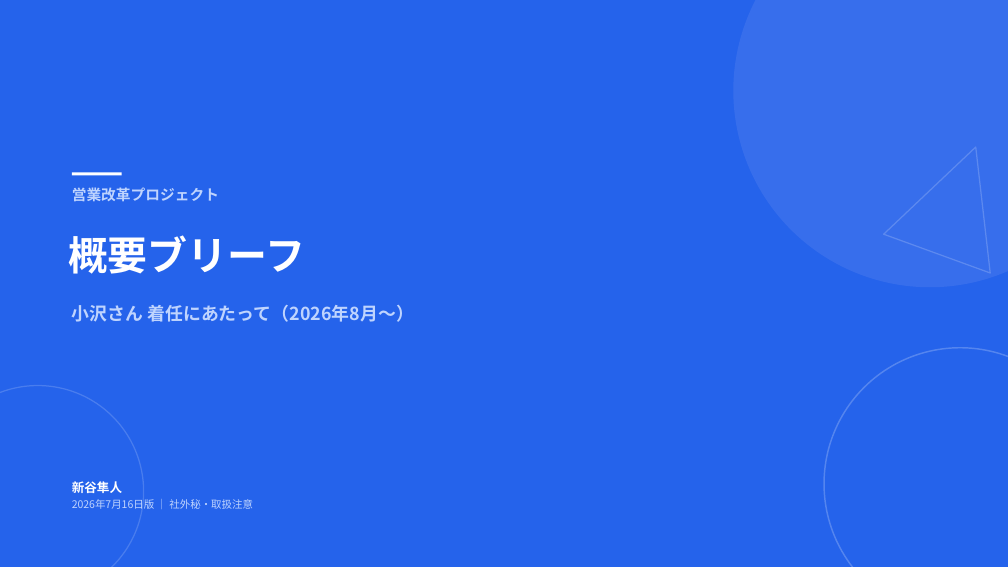
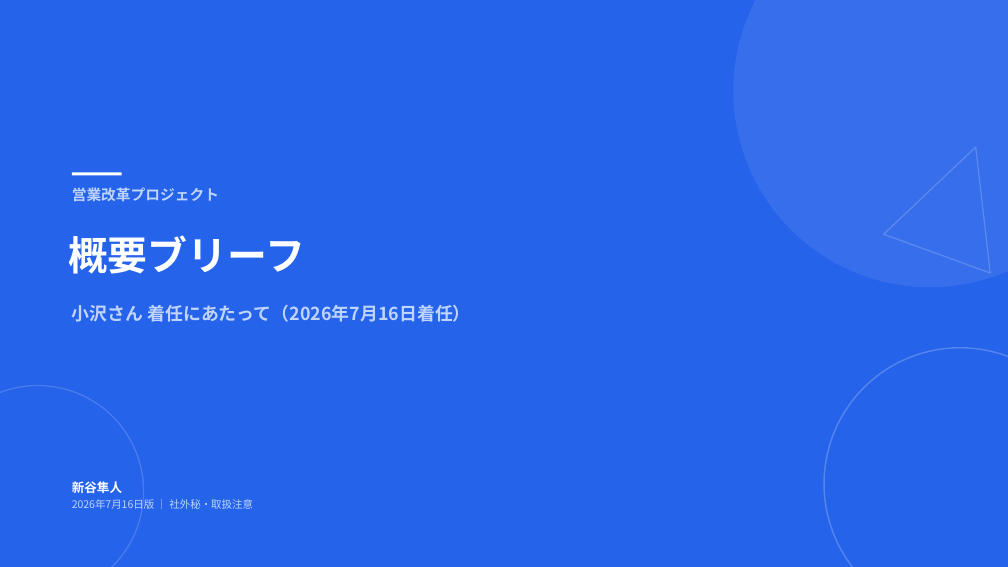
Before and after one commit to hayatoshintani-spe/kessho-lens, a slide deck: slide 1 of docs/営業改革_小沢さん着任ブリーフ.pptx. Drawn at 1008x567 pixels with LibreOffice and Linux fonts; fonts in the diff are those of the drawing. Boxes give left, top, right and bottom in pixels: in the first picture for what was removed or moved away, otherwise in the second. Text is boxed around its words. In the diff, an @@ line names an element or a change of style, - is before the commit and + after.

```diff
--- a/docs/営業改革_小沢さん着任ブリーフ.pptx
+++ b/docs/営業改革_小沢さん着任ブリーフ.pptx
@@ text at [72,305,470,322]: text changed @@
-小沢さん 着任にあたって（2026年8月〜）
+小沢さん 着任にあたって（2026年7月16日着任）
```
Also in this commit, not shown: 2 other slides changed, 3 other files.
